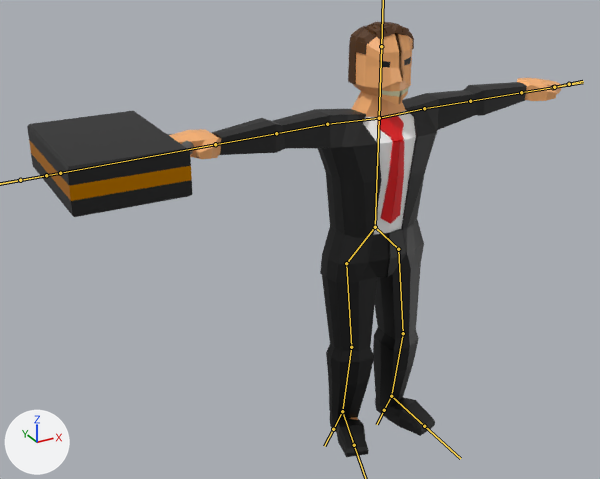
Before and after pictures for a commit that changed the FBX model Assets/Resources/PhotonPrefabs/TMPBlender/MrBusiness.fbx.
Camera for both pictures: a 50 mm camera at (-11.61, -17.0, 14.51) aimed at (-2.38, -0.22, 6.12). Lighting does not change. The marker at lower left points along +X, +Y and +Z. The bones that bend it are drawn over the model as lines.

Objects in the first picture: 'Cube', 'Cube.001', 'Hair', 'Jacket', 'Pants', 'Shoes', 'Tie', 'Torus'.
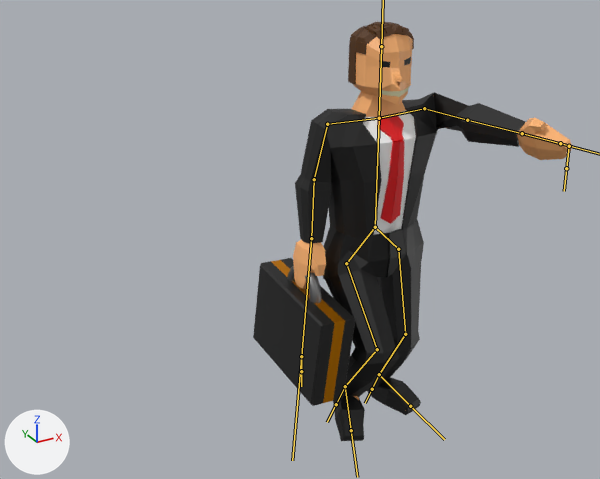
The newer file adds an action. The first version stands in its rest pose; the second is drawn at frame 7 of the action 'Armature|RunGunF'.

Location of each change, [x1, y1, x2, y2] in pixels of the pictures (600 x 479 px):
'Cube.001', posed (37% narrower, 39% taller): before [27, 111, 192, 217]; after [253, 258, 356, 406]
'Jacket', posed (27% narrower, 7% shorter): before [212, 82, 527, 283]; after [295, 92, 526, 279]
'Pants', posed (12% shorter): before [322, 228, 421, 420]; after [325, 228, 421, 397]
'Cube', posed (28% narrower): before [169, 34, 561, 420]; after [293, 34, 573, 411]
'Shoes', posed (16% narrower): before [330, 395, 435, 457]; after [333, 378, 421, 441]
'Torus', posed: before [167, 134, 194, 155]; after [287, 266, 321, 303]
bone 'Bone.003', root to tip: before (424, 108) to (470, 101); after (424, 108) to (467, 120)
bone 'Bone.008', root to tip: before (327, 124) to (276, 133); after (327, 124) to (314, 179)
bone 'Bone.009', root to tip: before (276, 133) to (215, 144); after (314, 179) to (311, 238)
bone 'Bone.010', root to tip: before (215, 144) to (60, 173); after (311, 238) to (301, 356)
bone 'Bone.006', root to tip: before (554, 87) to (569, 84); after (569, 146) to (566, 168)
bone 'Bone.013', root to tip: before (398, 249) to (403, 333); after (398, 249) to (405, 334)
bone 'Bone.014', root to tip: before (403, 333) to (391, 396); after (405, 334) to (379, 374)
bone 'Bone.018', root to tip: before (391, 396) to (424, 426); after (379, 374) to (410, 406)
bone 'Bone.016', root to tip: before (346, 263) to (351, 347); after (346, 263) to (377, 349)
bone 'Bone.017', root to tip: before (351, 347) to (342, 411); after (377, 349) to (345, 386)
bone 'Bone.020', root to tip: before (391, 396) to (384, 410); after (379, 374) to (372, 389)
bone 'Bone.021', root to tip: before (342, 411) to (333, 429); after (345, 386) to (336, 404)

What the commit changed:
Bone 'Bone.003' (bone_bone_003) turns from (0, 0, 0) to (82, -14, -60) degrees about its own x, y and z.
Bone 'Bone.008' (bone_bone_008) turns from (0, 0, 0) to (-2, 1, 75) degrees about its own x, y and z.
Bone 'Bone.009' (bone_bone_009) turns from (0, 0, 0) to (-1, 0, 13) degrees about its own x, y and z.
Bone 'Bone.010' (bone_bone_010) turns from (0, 0, 0) to (0, 0, -3) degrees about its own x, y and z.
Bone 'Bone.006' (bone_bone_006) moves from (0.0, 0.0, 0.0) to (-0.02, -3.33, 3.86).
Bone 'Bone.006' (bone_bone_006) turns from (0, 0, 0) to (0, 0, -92) degrees about its own x, y and z.
Bone 'Bone.013' (bone_bone_013) turns from (0, 0, 0) to (0, 0, -2) degrees about its own x, y and z.
Bone 'Bone.014' (bone_bone_014) turns from (0, 0, 0) to (0, 0, 23) degrees about its own x, y and z.
Bone 'Bone.018' (bone_bone_018) turns from (0, 0, 0) to (1, -5, -16) degrees about its own x, y and z.
Bone 'Bone.016' (bone_bone_016) turns from (0, 0, 0) to (-1, 0, 32) degrees about its own x, y and z.
Bone 'Bone.017' (bone_bone_017) turns from (0, 0, 0) to (2, 1, -59) degrees about its own x, y and z.
Bone 'Bone.020' (bone_bone_020) moves from (0.0, 0.0, 0.0) to (-0.79, -0.17, -0.02).
Bone 'Bone.021' (bone_bone_021) moves from (0.0, 0.0, 0.0) to (-0.06, -0.87, 0.45).
